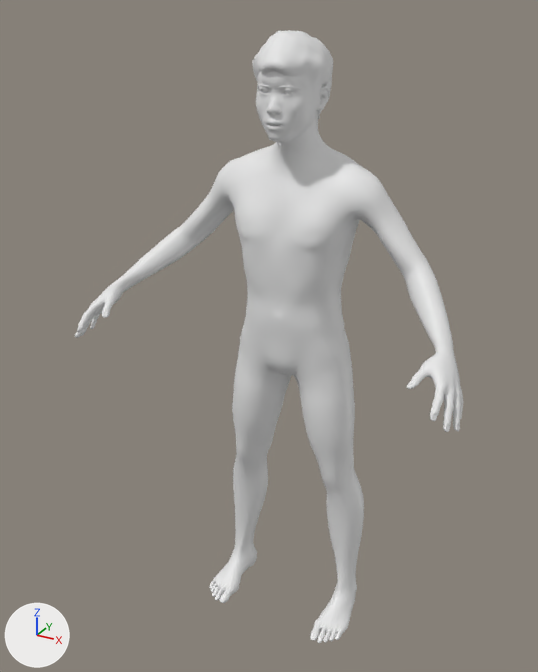
An edit to the glTF model layout/assets/bodies/dad.glb, drawn before and after from the same camera.
One viewpoint serves both versions: a 50 mm camera at (0.88, -1.771, 1.784) aimed at (-0.041, -0.095, 0.946). Lighting does not change. The marker at lower left points along +X, +Y and +Z. The older version comes first.

The scene before the commit, as lines of its bpy script (objects in view):
```python
me_base = bpy.data.meshes.new('base')
me_base.from_pydata(...)  # 13380 vertices, 26756 faces; spans x -0.56..0.56, y -0.36..0.11, z 0.0..1.72
me_short02 = bpy.data.meshes.new('short02')
me_short02.from_pydata(...)  # 1755 vertices, 3344 faces; spans x -0.096..0.09, y -0.164..0.069, z 1.517..1.736
ob_body = bpy.data.objects.new('body', me_base)
ob_body.location = (0.0, 0.0, 0.0)
ob_hair_short = bpy.data.objects.new('hair_short', me_short02)
ob_hair_short.location = (0.0, 0.0, 0.0)
```
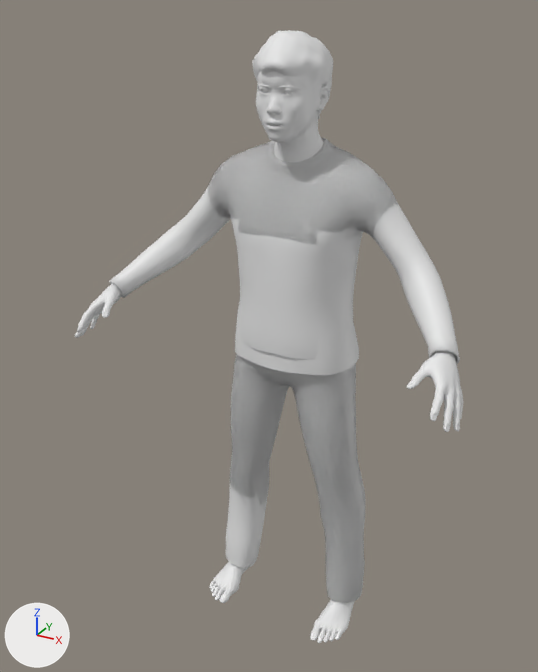
The edits, one by one:
Mesh me_male_casualsuit04 is new.
It has 1696 vertices, 3240 faces and spans x -0.274..0.274, y -0.148..0.118, z 0.064..1.476.
Mesh me_male_casualsuit02 is new.
It has 2136 vertices, 4120 faces and spans x -0.514..0.514, y -0.229..0.133, z 0.064..1.476.
Object 'garment_short' (ob_garment_short) is new; it shows me_male_casualsuit04.
Its location is (0.0, 0.0, 0.0).
Object 'garment_long' (ob_garment_long) is new; it shows me_male_casualsuit02.
Its location is (0.0, 0.0, 0.0).

What differs and where, as boxes [x1, y1, x2, y2] in the pictures (538 x 672 px):
'garment_long', added: after [109, 138, 460, 565]
'garment_short', added: after [228, 212, 368, 603]
'body', unchanged, covered by the edit: [75, 76, 463, 643] in both
